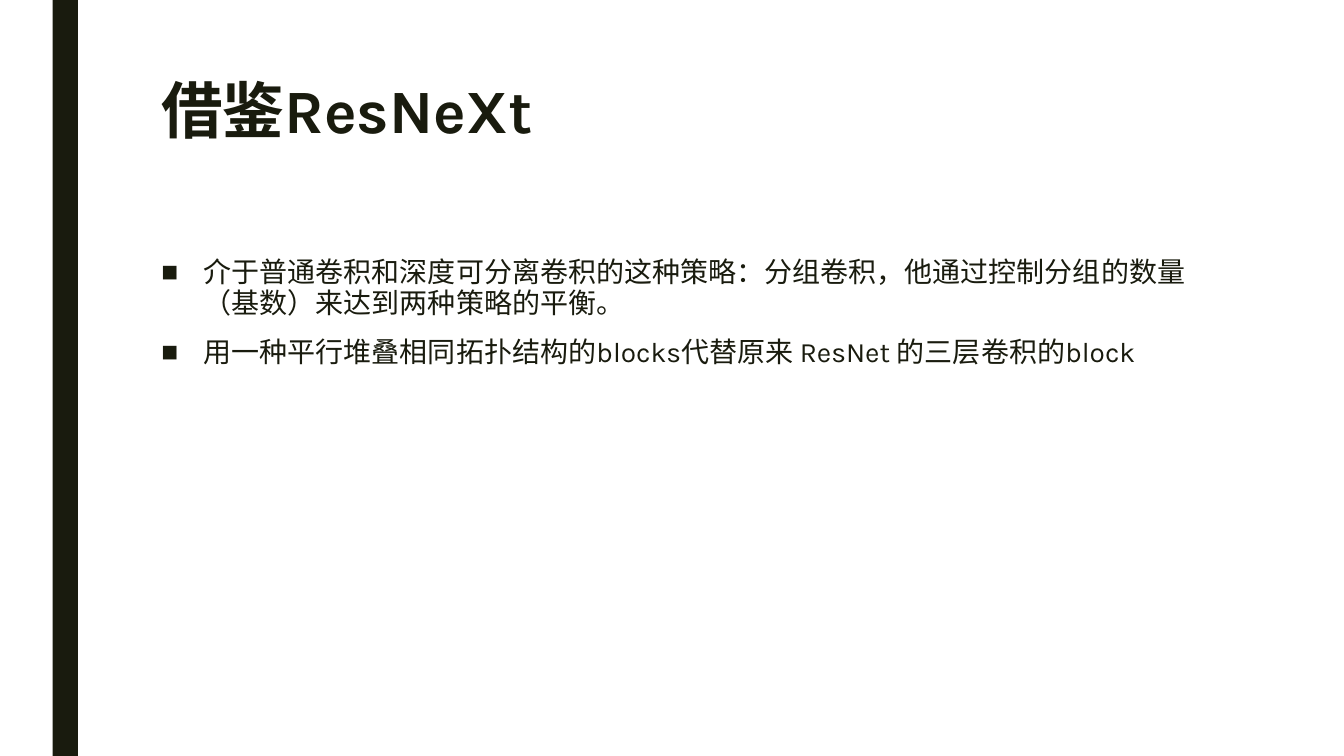
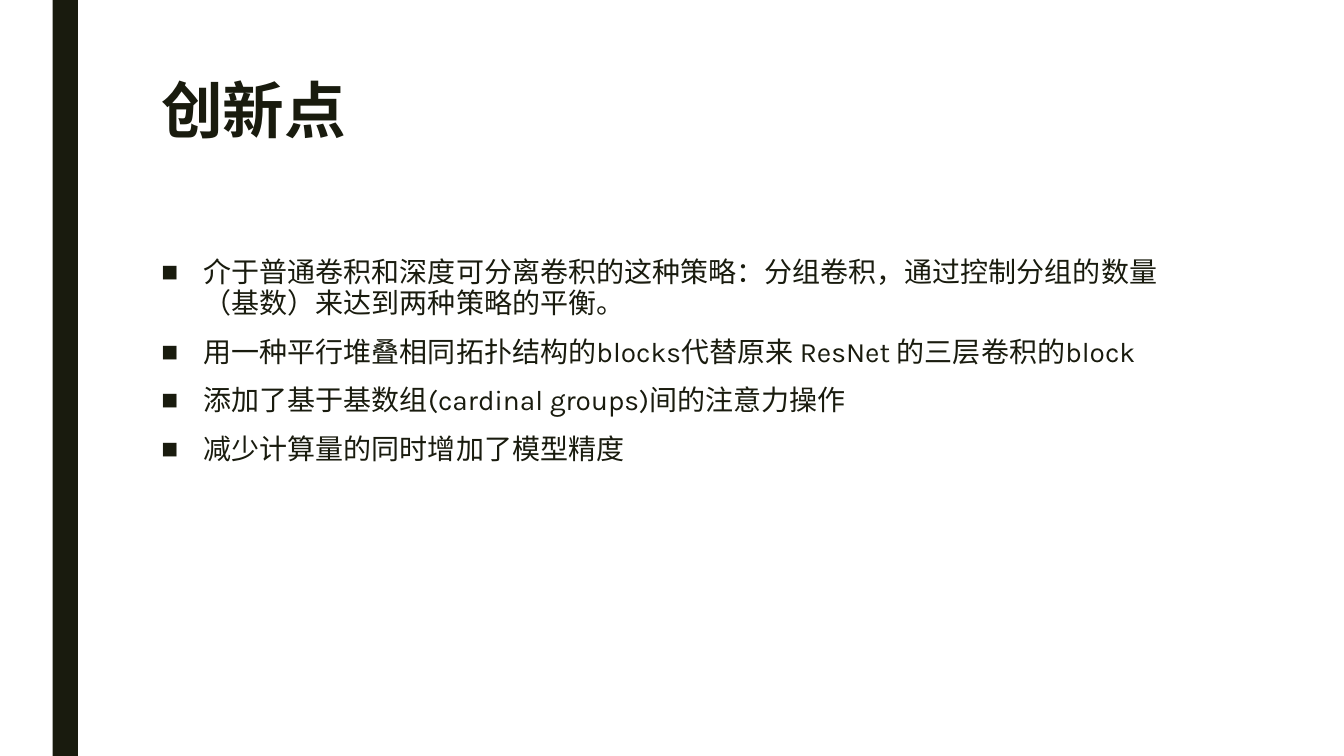
Before and after one commit to Iranb/NoteBook, a slide deck: slide 3 of Paper Notes/ResNetSt/ResNetSt.pptx (slide 5 before the commit). Drawn at 1344x756 pixels with LibreOffice and Linux fonts; fonts in the diff are those of the drawing. Boxes give left, top, right and bottom in pixels: in the first picture for what was removed or moved away, otherwise in the second. Text is boxed around its words. In the diff, an @@ line names an element or a change of style, - is before the commit and + after.

```diff
--- a/Paper Notes/ResNetSt/ResNetSt.pptx
+++ b/Paper Notes/ResNetSt/ResNetSt.pptx
@@ title at bbox=[161, 80, 346, 139]: text changed @@
-借鉴ResNeXt
+创新点
@@ text at bbox=[204, 258, 1157, 316]: text changed @@
-■ 介于普通卷积和深度可分离卷积的这种策略：分组卷积，他通过控制分组的数量（基数）来达到两种策略的平衡。
+■ 介于普通卷积和深度可分离卷积的这种策略：分组卷积，通过控制分组的数量（基数）来达到两种策略的平衡。
@@ text at bbox=[204, 386, 846, 462]: paragraphs added @@
+■ 添加了基于基数组(cardinal groups)间的注意力操作
+■ 减少计算量的同时增加了模型精度
```
Also in this commit, not shown: 2 other slides changed, 9 slides added, 2 slides removed, 9 other files.
